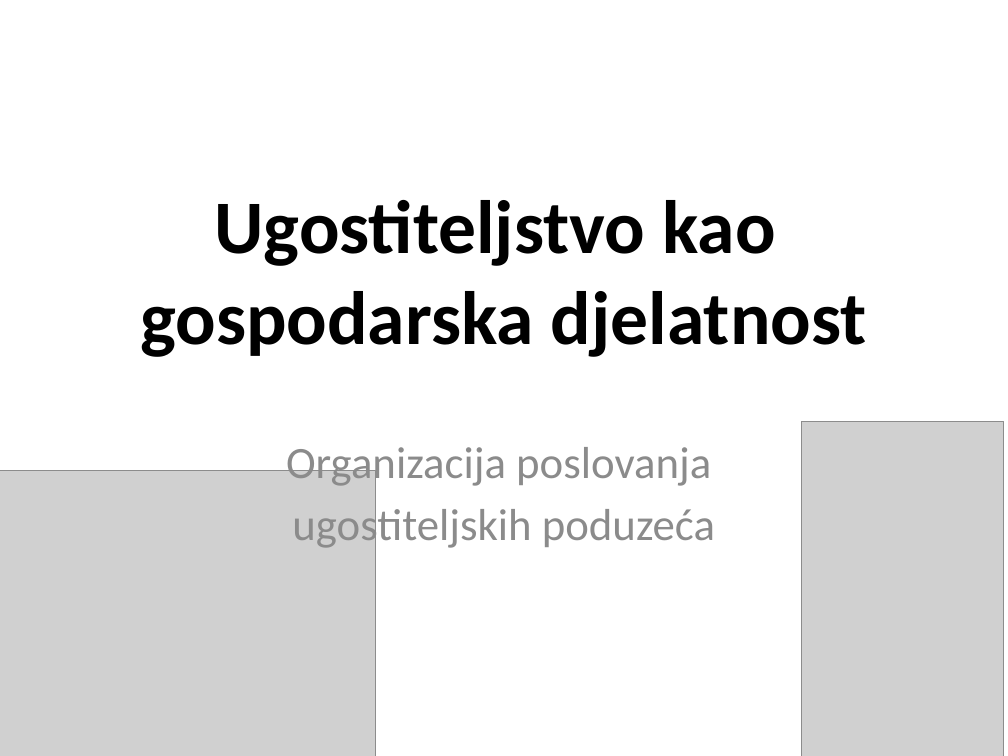
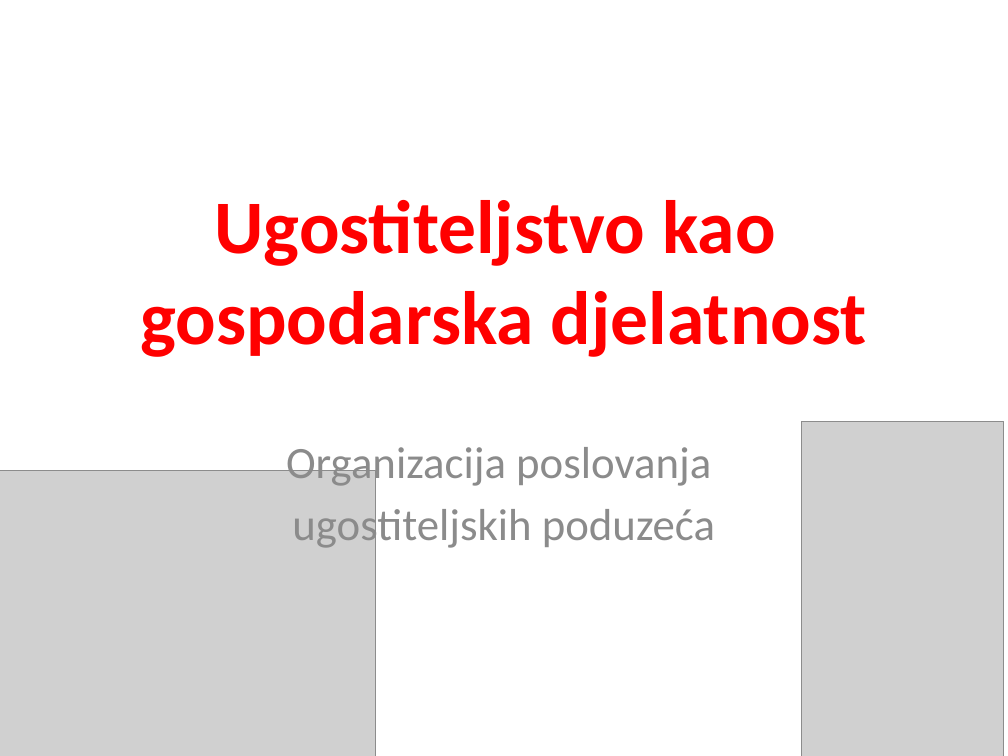
Before and after one commit to cornx/print, a slide deck: slide 2 of data/organizacija/002_Ugostiteljstvo_kao_gosp_djelatnost.pptx. Drawn at 1008x756 pixels with LibreOffice and Linux fonts; fonts in the diff are those of the drawing; grey boxes stand for pictures. Boxes give left, top, right and bottom in pixels: in the first picture for what was removed or moved away, otherwise in the second. Text is boxed around its words. In the diff, an @@ line names an element or a change of style, - is before the commit and + after.

```diff
--- a/data/organizacija/002_Ugostiteljstvo_kao_gosp_djelatnost.pptx
+++ b/data/organizacija/002_Ugostiteljstvo_kao_gosp_djelatnost.pptx
@@ title "Ugostiteljstvo kao gospodarska djelatnost" at (141, 200, 867, 357): text colour #000000 to #FF0000 @@
```
Also in this commit, not shown: 8 other slides changed, 2 slides added.
